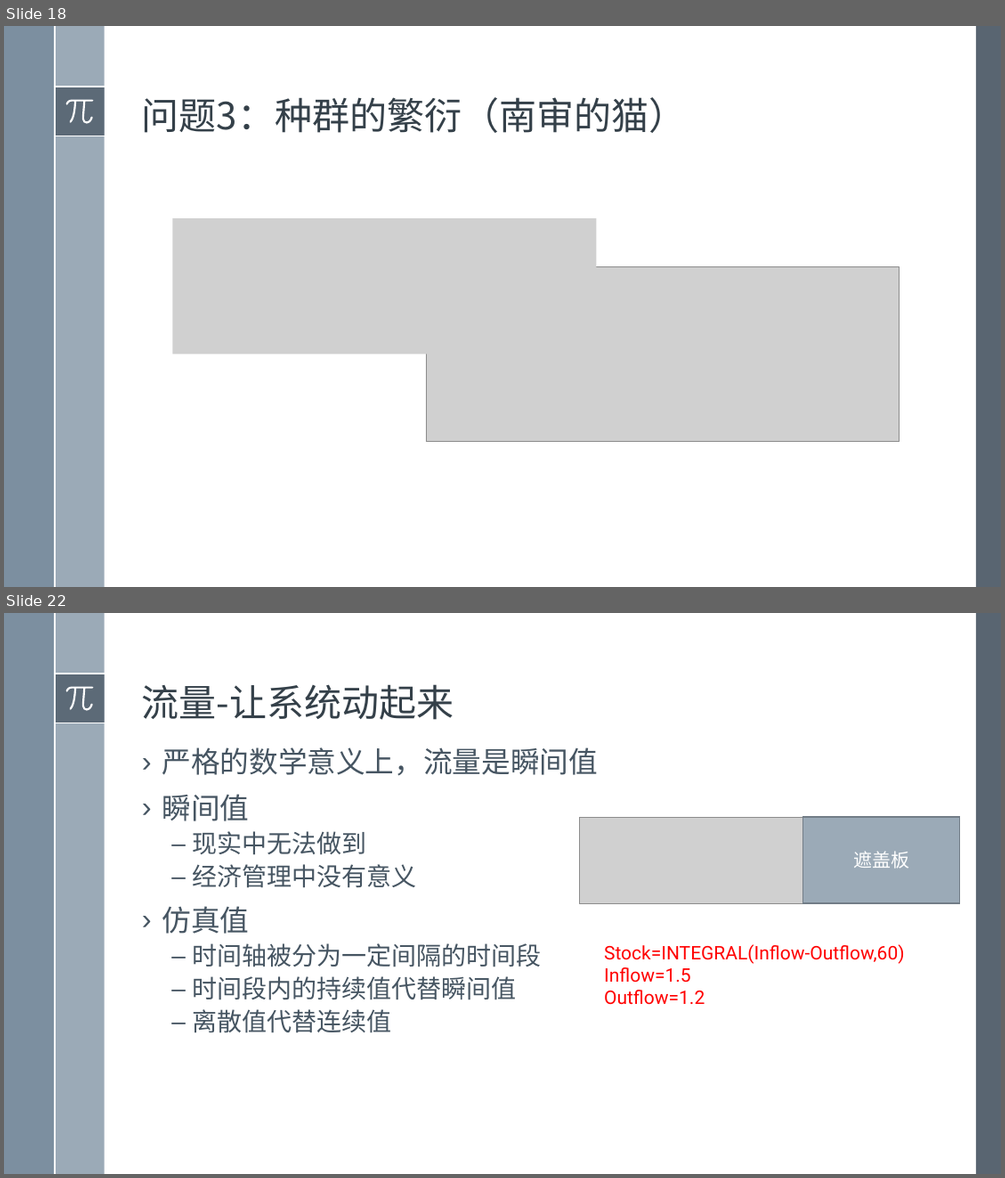
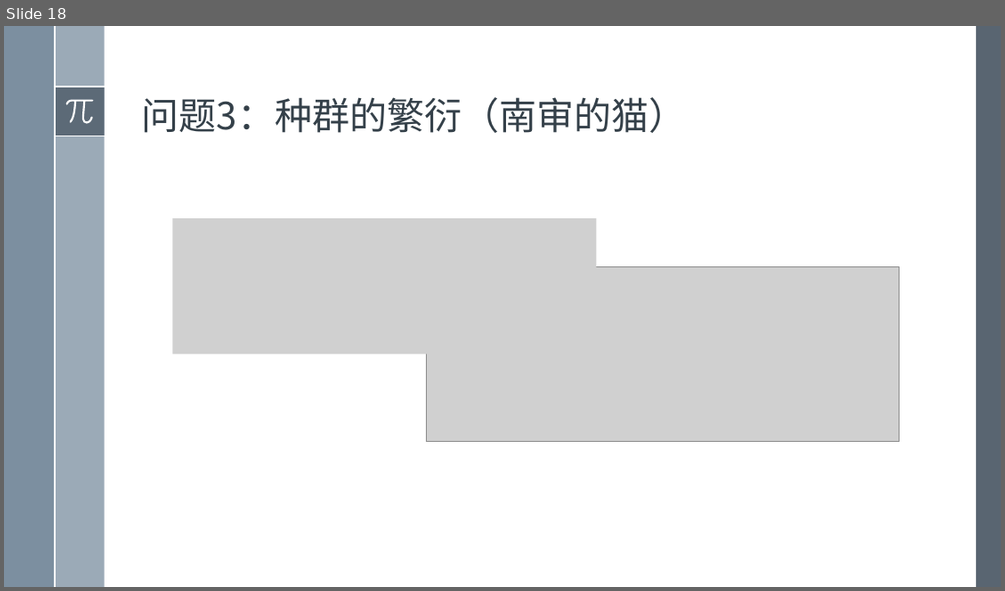
Before and after one commit to exoplanetX/SystemDynamics, a slide deck: 系统仿真-2-计算基础.pptx. Shown one above the other, each under a label of ours: slides 18 and 22 before the commit, slide 18 after it; the slides between them are not shown. The pictures are 1005x1178 and 1005x591 pixels, drawn with LibreOffice and Linux fonts; fonts in the diff are those of the drawing; grey boxes stand for pictures. Boxes give left, top, right and bottom in pixels: in the first picture for what was removed or moved away, otherwise in the second. Text is boxed around its words. In the diff, an @@ line names an element or a change of style, - is before the commit and + after.

```diff
--- a/系统仿真-2-计算基础.pptx
+++ b/系统仿真-2-计算基础.pptx
@@ slide 22 removed at (4, 613, 1001, 1174), background #FFFFFF; not listed: 8 template elements that a slide beside it also shows @@
@@ title removed at (142, 684, 454, 720) @@
-流量-让系统动起来
@@ text removed at (162, 747, 598, 1033) @@
-› 严格的数学意义上，流量是瞬间值
-› 瞬间值
-  – 现实中无法做到
-  – 经济管理中没有意义
-› 仿真值
-  – 时间轴被分为一定间隔的时间段
-  – 时间段内的持续值代替瞬间值
-  – 离散值代替连续值
@@ picture removed at (579, 817, 960, 903) @@
@@ rectangle removed at (802, 817, 960, 903) @@
-遮盖板
@@ text removed at (604, 944, 905, 1005) @@
-Stock=INTEGRAL(Inflow-Outflow,60)
-Inflow=1.5
-Outflow=1.2
```
Also in this commit, not shown: 7 slides changed, 4 other slides removed.
